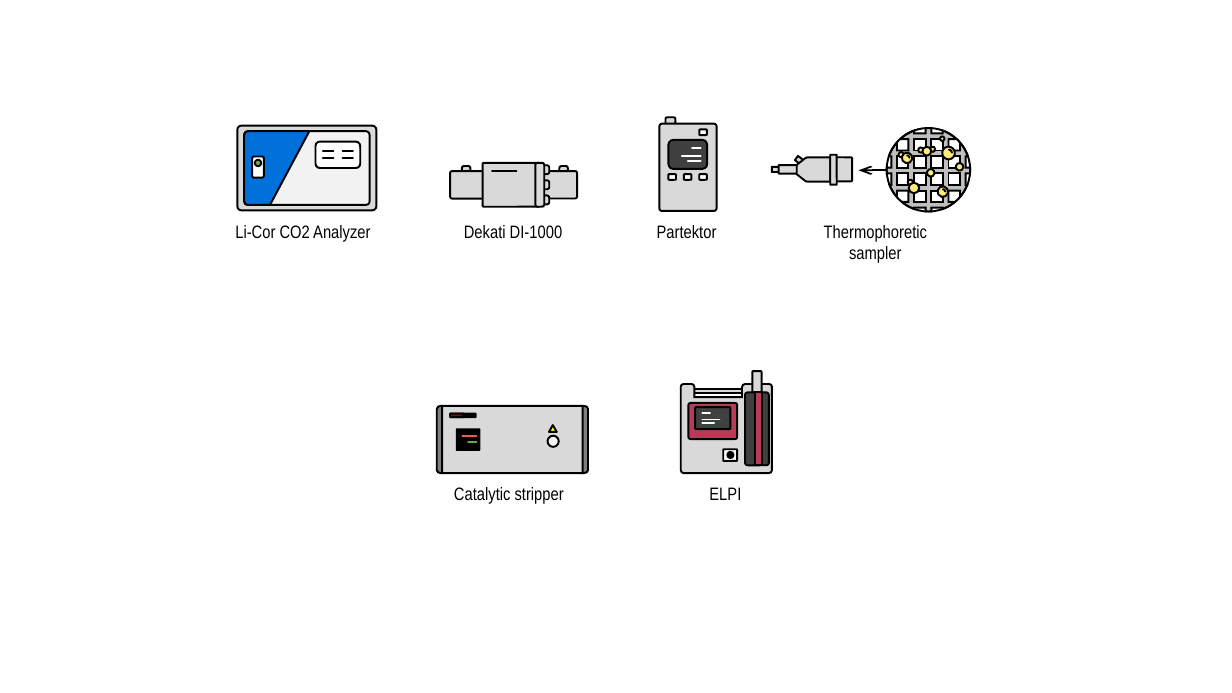
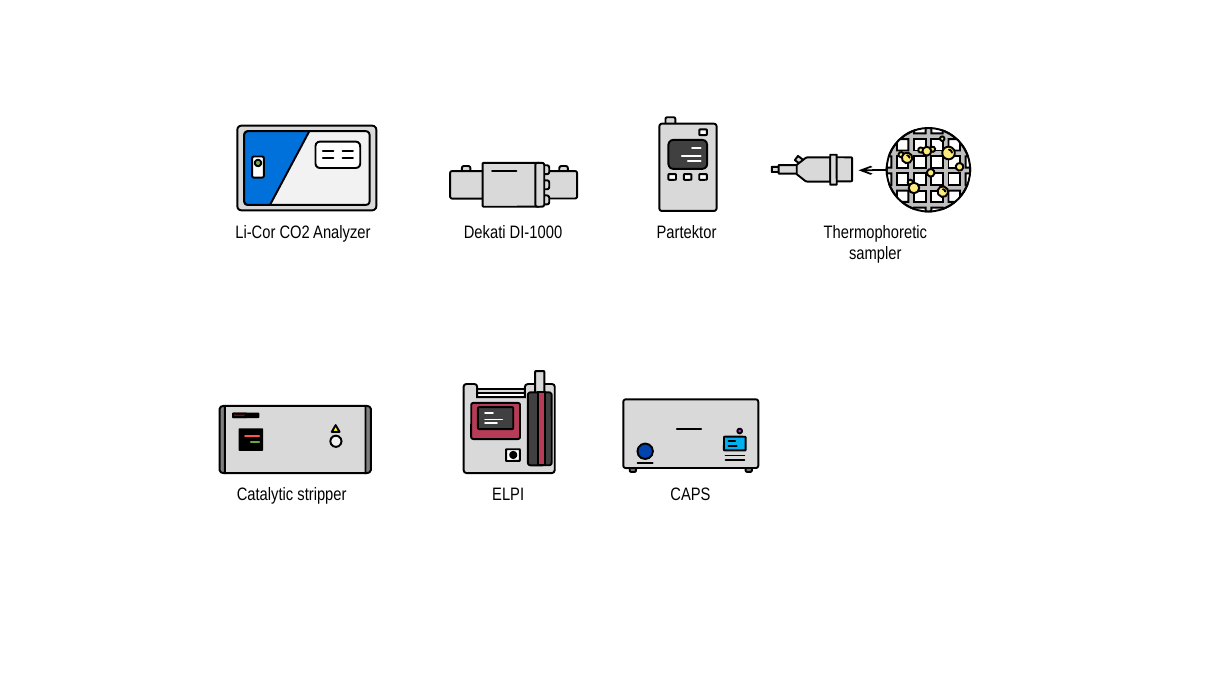
Before and after one commit to tsipkens/aerosol-icon-project, a slide deck: slide 3 of icons.pptx. Drawn at 1232x693 pixels with LibreOffice and Linux fonts; fonts in the diff are those of the drawing. Boxes give left, top, right and bottom in pixels: in the first picture for what was removed or moved away, otherwise in the second. Text is boxed around its words. In the diff, an @@ line names an element or a change of style, - is before the commit and + after.

```diff
--- a/icons.pptx
+++ b/icons.pptx
@@ 3 rounded rectangles, 1 line, 1 ellipse: place and size @@
-3 rounded rectangles, 1 line, 1 ellipse at [457,403,738,461]
+3 rounded rectangles, 1 line, 1 ellipse at [239,403,520,461]
@@ 5 freeform shapes, 4 lines, 4 rounded rectangles, 2 texts, 2 rectangles, 1 triangle, 1 ellipse: place and size @@
-5 freeform shapes, 4 lines, 4 rounded rectangles, 2 texts, 2 rectangles, 1 triangle, 1 ellipse at [437,372,773,503]
+5 freeform shapes, 4 lines, 4 rounded rectangles, 2 texts, 2 rectangles, 1 triangle, 1 ellipse at [220,372,555,503]
@@ group added at [624,399,759,472]: 6 lines, 4 rounded rectangles, 2 ellipses @@
@@ text added at [670,487,710,500], 14 pt, text #000000 @@
+CAPS
```
Also in this commit, not shown: 1 other slide changed, 1 other file.
